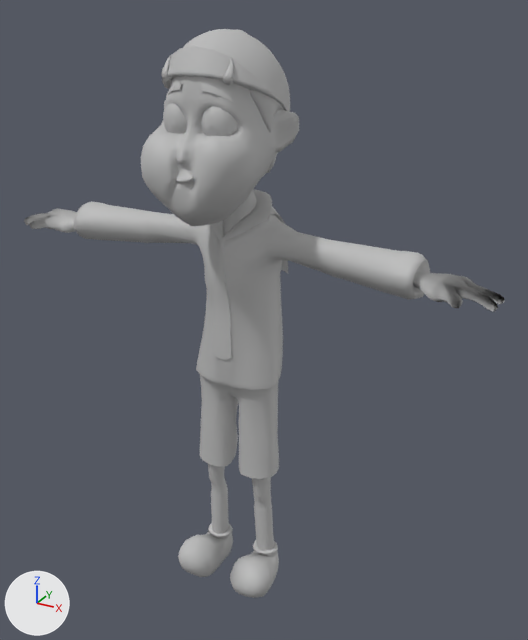
The FBX model El_Chavo/Assets/Animaciones/Quico/quico_Golpe.fbx, before and after one commit.
Both versions are drawn from a camera (50 mm lens) standing at (0.735, -1.23, 1.266) and looking at (0.057, 0.002, 0.651). Arrows for +X, +Y and +Z are at lower left; the lights stay in place. Where no turn or scale is listed for an object, it has been applied to the vertices.

Before the edit, the objects in view are built like this:
```python
ob_kiko_final_rig_v01_cabeza_retopo_kiko3_cabeza = bpy.data.objects.new('Kiko_Final_rig_V01:Cabeza_retopo_Kiko3:cabeza', me_mesh_002)
ob_kiko_final_rig_v01_cabeza_retopo_kiko3_cabeza.location = (0.0, 0.0, 0.0)
ob_kiko_final_rig_v01_gorro01 = bpy.data.objects.new('Kiko_Final_rig_V01:Gorro01', me_mesh_014)
ob_kiko_final_rig_v01_gorro01.location = (0.0, -0.03, 1.115)
ob_kiko_final_rig_v01_iris_l_02 = bpy.data.objects.new('Kiko_Final_rig_V01:Iris_L_02', me_mesh_009)
ob_kiko_final_rig_v01_iris_l_02.location = (0.001, -0.157, 1.066)
ob_kiko_final_rig_v01_manos01 = bpy.data.objects.new('Kiko_Final_rig_V01:Manos01', me_mesh_004)
ob_kiko_final_rig_v01_manos01.location = (0.0, 0.0, 0.0)
ob_kiko_final_rig_v01_ojo_l_01 = bpy.data.objects.new('Kiko_Final_rig_V01:Ojo_L_01', me_mesh_007)
ob_kiko_final_rig_v01_ojo_l_01.location = (0.001, -0.126, 1.071)
ob_kiko_final_rig_v01_piernas01 = bpy.data.objects.new('Kiko_Final_rig_V01:Piernas01', me_mesh_005)
ob_kiko_final_rig_v01_piernas01.location = (0.0, 0.0, 0.0)
ob_kiko_final_rig_v01_torso_quico = bpy.data.objects.new('Kiko_Final_rig_V01:Torso_quico', me_mesh_006)
ob_kiko_final_rig_v01_torso_quico.location = (0.0, 0.0, 0.0)
ob_kiko_final_rig_v01_zapato_l_01 = bpy.data.objects.new('Kiko_Final_rig_V01:zapato_L_01', me_mesh_003)
ob_kiko_final_rig_v01_zapato_l_01.location = (0.0, -0.031, 0.0)
ob_kiko_final_rig_v01_zapato_r_01 = bpy.data.objects.new('Kiko_Final_rig_V01:zapato_R_01', me_mesh)
ob_kiko_final_rig_v01_zapato_r_01.location = (0.0, -0.031, 0.0)
```
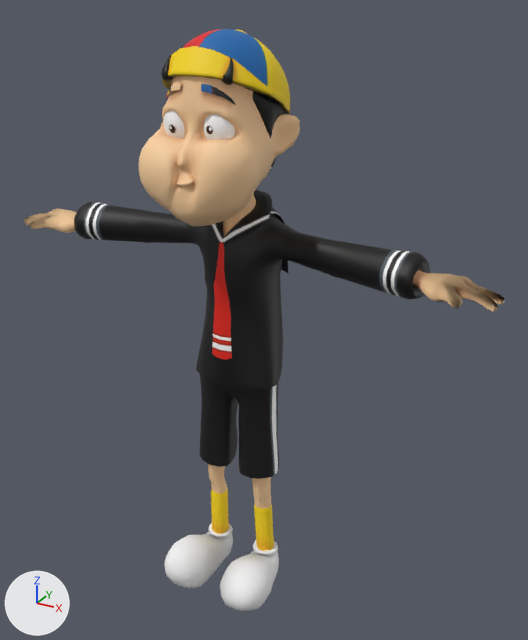
Where the newer file only moved an object's origin or applied its transform, the numbers keep the older frame.

Changed parts and their boxes [x1, y1, x2, y2] in the pictures (528 x 640 px; the box of a moved part takes in the faces that stretch with it):
'Kiko_Final_rig_V01:Torso_quico', surface changed (grey to black): [74, 189, 430, 390] in both
'Kiko_Final_rig_V01:Cabeza_retopo_Kiko3:cabeza', surface changed (grey to brown): [139, 76, 300, 236] in both
'Kiko_Final_rig_V01:Piernas01', surface changed (grey to black): [200, 375, 279, 551] in both
'Kiko_Final_rig_V01:Gorro01', surface changed: [162, 29, 290, 115] in both
'Kiko_Final_rig_V01:Manos01', surface changed (grey to brown): [24, 208, 505, 312] in both
'Kiko_Final_rig_V01:zapato_R_01', surface changed, reshaped (25% wider, 20% taller): before [178, 523, 233, 577]; after [164, 523, 233, 588]
'Kiko_Final_rig_V01:zapato_L_01', surface changed, reshaped (20% wider, 22% taller): before [230, 540, 279, 598]; after [220, 540, 279, 611]
'Kiko_Final_rig_V01:Ojo_L_01', surface changed: [201, 107, 237, 140] in both
'Kiko_Final_rig_V01:Cabello01', surface changed, moved (grey to black): before [250, 90, 283, 132]; after [253, 92, 284, 139]
'Kiko_Final_rig_V01:Ojo_L_02', surface changed: [163, 103, 187, 138] in both
'Kiko_Final_rig_V01:Mechones01', surface changed (grey to black): [161, 54, 234, 85] in both
'Kiko_Final_rig_V01:Ceja_L_03', surface changed: [166, 83, 236, 105] in both
'Kiko_Final_rig_V01:Iris_L_01', surface changed: [169, 123, 211, 133] in both
'Kiko_Final_rig_V01:Cabeza_retopo_Kiko:CABELLO', surface changed: [266, 109, 289, 173] in both
'Kiko_Final_rig_V01:Iris_L_02', deleted: before [170, 120, 178, 128]
'Kiko_Final_rig_V01:Iris_R_01', added: after [206, 126, 213, 134]
part 1 of me_mesh_003, moved or reshaped: before [230, 547, 277, 598]; after [220, 547, 277, 611]
part 2 of me_mesh, moved or reshaped: before [178, 526, 229, 577]; after [164, 526, 229, 588]

Patch to the scene script:
```diff
--- a/El_Chavo/Assets/Animaciones/Quico/quico_Golpe.fbx.py
+++ b/El_Chavo/Assets/Animaciones/Quico/quico_Golpe.fbx.py
@@ img_quico_01_quico_mat_albedotransparency_png @@
+img_quico_01_quico_mat_albedotransparency_png = load_image('Quico_01_Quico_MAT_AlbedoTransparency.png', '_unpacked/Quico_01_Quico_MAT_AlbedoTransparency.png', 2048, 2048, 'sRGB')
@@ mat_kiko_final_rig_v01_quico_mat @@
 mat_kiko_final_rig_v01_quico_mat = principled_material('Kiko_Final_rig_V01:Quico_MAT')
-mat_kiko_final_rig_v01_quico_mat.base_color = (0.5, 0.5, 0.5)  # grey #bcbcbc
+mat_kiko_final_rig_v01_quico_mat.texture = img_quico_01_quico_mat_albedotransparency_png
 mat_kiko_final_rig_v01_quico_mat.roughness = 0.553
@@ me_mesh @@
 # used by ob_kiko_final_rig_v01_zapato_r_01; location = (0.0, -0.031, 0.0)
-me_mesh.from_pydata(...)  # 265 vertices, 269 faces; spans x -0.12..-0.024, y -0.102..0.058, z 0.002..0.084
+me_mesh.from_pydata(...)  # 265 vertices, 269 faces; spans x -0.13..-0.022, y -0.151..0.058, z 0.002..0.1
+# me_mesh part 2: 134 of 265 vertices moved; they spanned x -0.12..-0.024, y -0.102..0.009, z 0.002..0.084 and now span x -0.13..-0.022, y -0.151..0.012, z 0.002..0.1; mean shift (-0.003, -0.027, 0.005); largest move (-0.083, -0.102, 0.045) -> (-0.088, -0.151, 0.053)
 me_mesh.materials.append(mat_kiko_final_rig_v01_quico_mat)
@@ me_mesh_003 @@
 # used by ob_kiko_final_rig_v01_zapato_l_01; location = (0.0, -0.031, 0.0)
-me_mesh_003.from_pydata(...)  # 265 vertices, 269 faces; spans x 0.024..0.12, y -0.102..0.058, z 0.002..0.084
+me_mesh_003.from_pydata(...)  # 265 vertices, 269 faces; spans x 0.022..0.13, y -0.151..0.058, z 0.002..0.1
+# me_mesh_003 part 1: 140 of 265 vertices moved; they spanned x 0.024..0.12, y -0.102..0.017, z 0.002..0.084 and now span x 0.022..0.13, y -0.151..0.016, z 0.002..0.1; mean shift (0.003, -0.026, 0.005); largest move (0.083, -0.102, 0.045) -> (0.088, -0.151, 0.053)
 me_mesh_003.materials.append(mat_kiko_final_rig_v01_quico_mat)
@@ me_mesh_008_1 @@
+me_mesh_008_1.from_pydata(...)  # 25 vertices, 16 faces; spans x 0.02787..0.04237, y -0.00186..0.00079, z -0.00742..0.00726
+me_mesh_008_1.materials.append(mat_kiko_final_rig_v01_quico_mat)  # picture img_quico_01_quico_mat_albedotransparency_png
@@ ob_kiko_final_rig_v01_cabello01 @@
 ob_kiko_final_rig_v01_cabello01 = bpy.data.objects.new('Kiko_Final_rig_V01:Cabello01', me_mesh_013)
-ob_kiko_final_rig_v01_cabello01.location = (0.001, -0.009, 1.042)
+ob_kiko_final_rig_v01_cabello01.location = (0.001, -0.009, 1.027)
 ob_kiko_final_rig_v01_cabello01.rotation_euler = (1.571, 0.0, 0.0)  # degrees (90, 0, 0)
@@ ob_kiko_final_rig_v01_iris_l_02 @@
-ob_kiko_final_rig_v01_iris_l_02 = bpy.data.objects.new('Kiko_Final_rig_V01:Iris_L_02', me_mesh_009)
-ob_kiko_final_rig_v01_iris_l_02.location = (0.001, -0.157, 1.066)
@@ ob_kiko_final_rig_v01_iris_r_01 @@
+ob_kiko_final_rig_v01_iris_r_01 = bpy.data.objects.new('Kiko_Final_rig_V01:Iris_R_01', me_mesh_008_1)
+ob_kiko_final_rig_v01_iris_r_01.location = (0.002, -0.154, 1.061)
```
